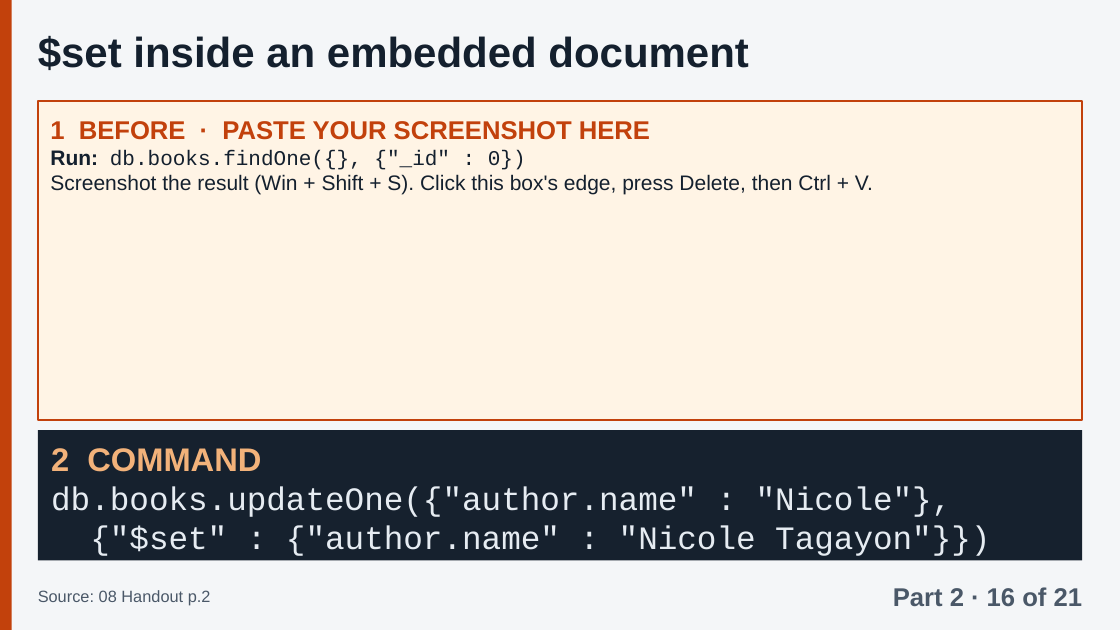
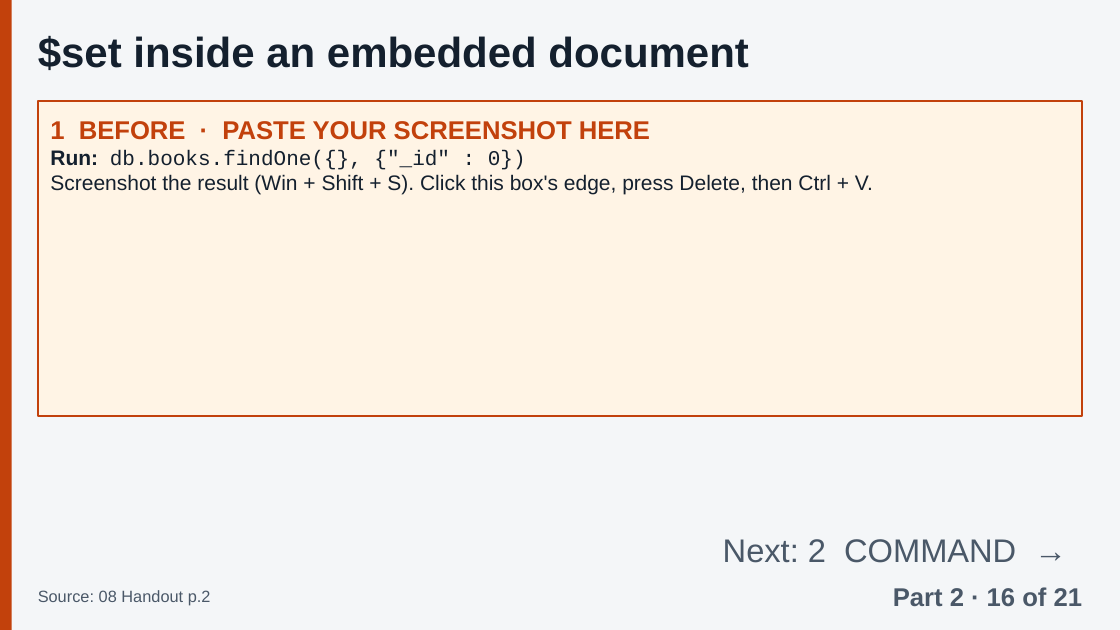
Before and after one commit to Tiredicey/ADBS, a slide deck: slide 35 of 02_GROUP_DECK/ADBS_GROUP_DECK.pptx. Drawn at 1120x630 pixels with LibreOffice and Linux fonts; fonts in the diff are those of the drawing. Boxes give left, top, right and bottom in pixels: in the first picture for what was removed or moved away, otherwise in the second. Text is boxed around its words. In the diff, an @@ line names an element or a change of style, - is before the commit and + after.

Commit message:
Exact 32 pt line pitch (no overflow in any app), balanced slide splits, 'Next' cue, tables fill the space

```diff
--- a/02_GROUP_DECK/ADBS_GROUP_DECK.pptx
+++ b/02_GROUP_DECK/ADBS_GROUP_DECK.pptx
@@ rectangle removed at [38,430,1082,560] @@
@@ text removed at [51,448,990,556] @@
-2 COMMAND
-db.books.updateOne({"author.name" : "Nicole"},
-{"$set" : {"author.name" : "Nicole Tagayon"}})
@@ text added at [723,539,1016,563], 28 pt, text #4A5868 @@
+Next: 2 COMMAND →
```
Also in this commit, not shown: 51 other slides changed, 2 other files.
